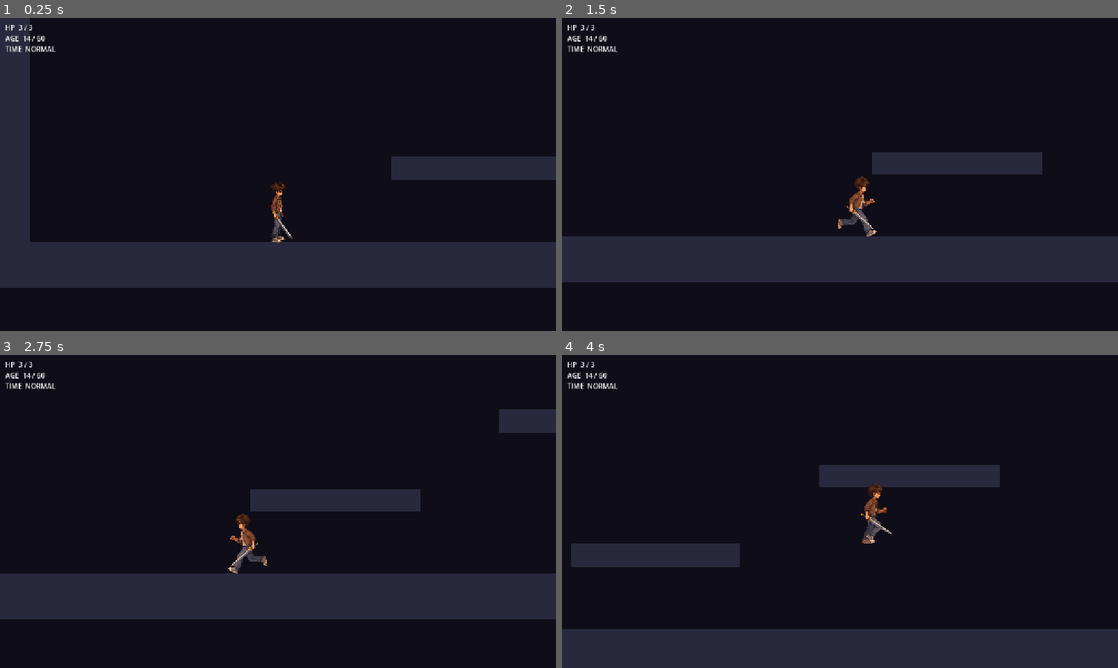
Above: before the commit, frames 1-4 (two rows, left to right).
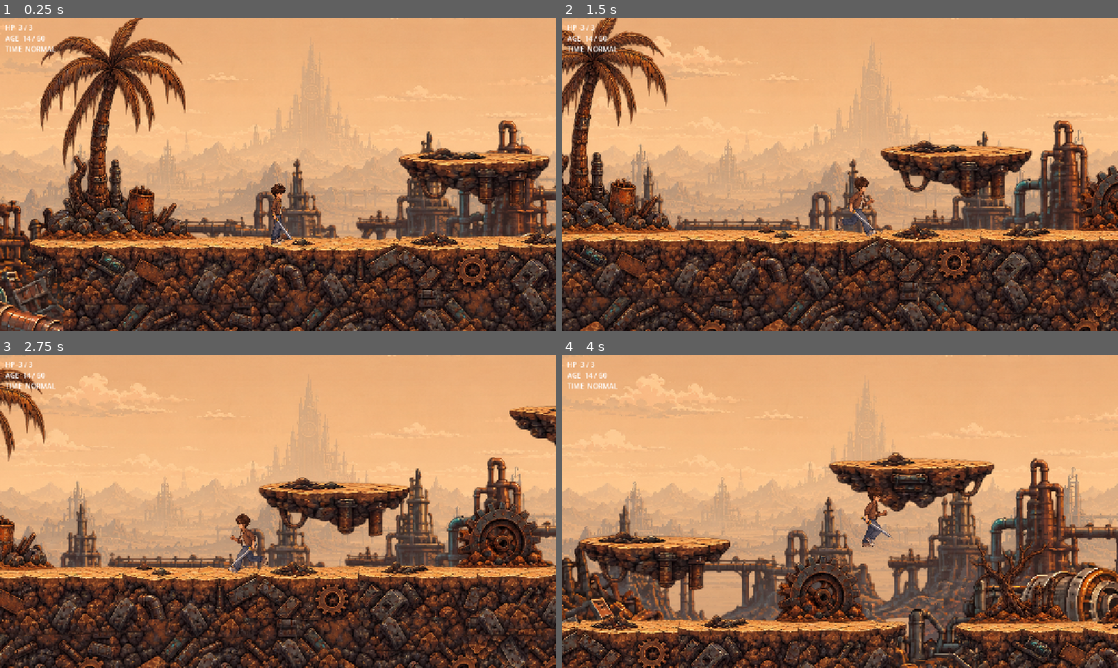
Above: after the commit, the same moments.

Repository: Zeyadzahran/years-to-spare
Game: Godot game, scene res://src/levels/test_level.tscn
Same seed, same stepped clock (60 frames per second), same inputs: the game is played once before the commit and once after it.
Inputs:
- Up to frame 1 (0.25 s): no input
- Up to frame 2 (1.5 s): hold D (move_right) from 0.53 s (still down); tap J (attack) at 0.6 s; tap Space (jump) at 0.77 s; tap S (crouch) at 1.35 s
- Up to frame 3 (2.75 s): tap Space (jump) at 1.52 s; release D (move_right) at 2.03 s; hold A (move_left) from 2.03 s (still down); tap E (time_rewind) at 2.1 s
- Up to frame 4 (4 s): release A (move_left) at 2.78 s; hold D (move_right) from 2.78 s (still down); tap Shift (time_slow) at 2.85 s; tap Space (jump) at 3.02, 3.77 s; tap Q (time_stop) at 3.6 s

The runs differ from the first frame. In frame 1, 95% of the frame differs, in the area x 0-100%, y 0-100%; in frame 2, 94%; in frame 3, 95%; in frame 4, 98%.

Commit message:
add background and tile assets

Diff:
--- a/project.godot
+++ b/project.godot
@@ -27,7 +27,6 @@
 window/size/viewport_height=720
 window/stretch/mode="canvas_items"
 window/stretch/aspect="expand"
-
 
 [input]
 
--- a/src/levels/test_level.tscn
+++ b/src/levels/test_level.tscn
@@ -4,31 +4,51 @@
 [ext_resource type="PackedScene" uid="uid://cl3iefs77qrkk" path="res://src/world/platform.tscn" id="2_platform"]
 [ext_resource type="PackedScene" uid="uid://s4thn3454mp1" path="res://src/actors/player/player.tscn" id="3_player"]
 [ext_resource type="PackedScene" uid="uid://bv8j3me4a5f5i" path="res://src/ui/hud.tscn" id="4_hud"]
+[ext_resource type="PackedScene" uid="uid://cmuhwapcdlbka" path="res://src/world/phase_one_background.tscn" id="5_background"]
+[ext_resource type="PackedScene" uid="uid://duv0eed0vtxwh" path="res://src/world/phase_one_level_art.tscn" id="6_level_art"]
 
-[node name="TestLevel" type="Node2D"]
+[node name="TestLevel" type="Node2D" unique_id=1438961433]
 script = ExtResource("1_level")
 
-[node name="World" type="Node2D" parent="."]
+[node name="Background" parent="." unique_id=249964269 instance=ExtResource("5_background")]
+position = Vector2(32, 62)
 
-[node name="Ground" parent="World" instance=ExtResource("2_platform")]
-position = Vector2(700, 640)
-size = Vector2(2000, 80)
+[node name="World" type="Node2D" parent="." unique_id=2126488269]
 
-[node name="LedgeLow" parent="World" instance=ExtResource("2_platform")]
-position = Vector2(500, 470)
+[node name="LevelArt" parent="World" unique_id=747978477 instance=ExtResource("6_level_art")]
+
+[node name="Ground" parent="World" unique_id=956206408 instance=ExtResource("2_platform")]
+position = Vector2(336, 667)
+scale = Vector2(0.75082195, -1.4362366)
+size = Vector2(1500, 80)
+color = Color(0, 0, 0, 0)
+
+[node name="Ground2" parent="World" unique_id=1015210615 instance=ExtResource("2_platform")]
+position = Vector2(1415.9999, 667)
+scale = Vector2(0.75082195, -1.4362366)
+size = Vector2(750, 80)
+color = Color(0, 0, 0, 0)
+
+[node name="LedgeLow" parent="World" unique_id=220507915 instance=ExtResource("2_platform")]
+position = Vector2(499, 484)
 size = Vector2(300, 40)
+color = Color(0, 0, 0, 0)
 
-[node name="LedgeHigh" parent="World" instance=ExtResource("2_platform")]
-position = Vector2(950, 330)
+[node name="LedgeHigh" parent="World" unique_id=1949235326 instance=ExtResource("2_platform")]
+position = Vector2(956, 345)
 size = Vector2(320, 40)
+color = Color(0, 0, 0, 0)
 
-[node name="Wall" parent="World" instance=ExtResource("2_platform")]
-position = Vector2(-330, 400)
+[node name="Wall" parent="World" unique_id=1336998797 instance=ExtResource("2_platform")]
+z_index = 5
+position = Vector2(-267, 368)
 size = Vector2(80, 560)
+color = Color(0, 0, 0, 0)
 
-[node name="Entities" type="Node2D" parent="."]
+[node name="Entities" type="Node2D" parent="." unique_id=318807330]
 
-[node name="Player" parent="Entities" instance=ExtResource("3_player")]
+[node name="Player" parent="Entities" unique_id=423622813 instance=ExtResource("3_player")]
+z_index = 10
 position = Vector2(150, 560)
 
-[node name="HUD" parent="." instance=ExtResource("4_hud")]
+[node name="HUD" parent="." unique_id=1946941701 instance=ExtResource("4_hud")]
--- /dev/null
+++ b/src/world/phase_one_background.tscn
@@ -0,0 +1,43 @@
+[gd_scene format=3 uid="uid://cmuhwapcdlbka"]
+
+[ext_resource type="Texture2D" uid="uid://56bak15n4n1h" path="res://assets/backgrounds/phase-one/ea8e4a54-3e3c-48a9-b353-0fea2fbcf12e.png" id="1_sky"]
+[ext_resource type="Texture2D" uid="uid://cbmbjiab8hwar" path="res://assets/backgrounds/phase-one/472ed12e-8a25-40df-884d-129b4d21693e.png" id="2_ruins"]
+[ext_resource type="Texture2D" uid="uid://d2wan2rvwcjqj" path="res://assets/backgrounds/phase-one/27f45046-c50c-460e-97f6-3665cd5863cf.png" id="3_scrap"]
+
+[node name="PhaseOneBackground" type="Node2D" unique_id=773687580]
+z_index = -100
+
+[node name="Sky" type="Parallax2D" parent="." unique_id=1599626262]
+texture_repeat = 1
+scroll_scale = Vector2(0.02, 0.01)
+repeat_size = Vector2(1672, 0)
+repeat_times = 6
+
+[node name="Sprite" type="Sprite2D" parent="Sky" unique_id=480742940]
+texture_filter = 1
+texture_repeat = 3
+position = Vector2(-163, -170)
+texture = ExtResource("1_sky")
+centered = false
+
+[node name="DistantRuins" type="Parallax2D" parent="." unique_id=1213776535]
+texture_repeat = 3
+scroll_scale = Vector2(0.08, 0.03)
+repeat_size = Vector2(1672, 0)
+repeat_times = 3
+
+[node name="Sprite" type="Sprite2D" parent="DistantRuins" unique_id=1451300322]
+texture_filter = 1
+position = Vector2(-341, -143)
+texture = ExtResource("2_ruins")
+centered = false
+
+[node name="ForegroundScrap" type="Parallax2D" parent="." unique_id=806383518]
+visible = false
+scroll_scale = Vector2(0.16, 0.07)
+
+[node name="Sprite" type="Sprite2D" parent="ForegroundScrap" unique_id=1625839677]
+texture_filter = 1
+position = Vector2(516.3077, 308.4231)
+scale = Vector2(0.8, 0.8)
+texture = ExtResource("3_scrap")
--- /dev/null
+++ b/src/world/phase_one_level_art.tscn
@@ -0,0 +1,313 @@
+[gd_scene format=3 uid="uid://duv0eed0vtxwh"]
+
+[ext_resource type="Texture2D" uid="uid://cyhubvwgh0xhf" path="res://assets/tiles/phase1/tiles.png" id="1_tiles"]
+[ext_resource type="Texture2D" uid="uid://dby0inp0vtvxr" path="res://assets/tiles/phase1/obstacles.png" id="2_obstacles"]
+[ext_resource type="Texture2D" uid="uid://djf7yp60fxa75" path="res://assets/tiles/phase1/decorations.png" id="3_decorations"]
+
+[sub_resource type="AtlasTexture" id="AtlasTexture_palm"]
+atlas = ExtResource("3_decorations")
+region = Rect2(8, 7, 300, 410)
+
+[sub_resource type="AtlasTexture" id="AtlasTexture_dead_tree"]
+atlas = ExtResource("3_decorations")
+region = Rect2(8, 425, 220, 155)
+
+[sub_resource type="AtlasTexture" id="AtlasTexture_gears"]
+atlas = ExtResource("2_obstacles")
+region = Rect2(15, 496.52893, 181.35535, 125.61981)
+
+[sub_resource type="AtlasTexture" id="AtlasTexture_pipe"]
+atlas = ExtResource("2_obstacles")
+region = Rect2(1190, 390, 245, 145)
+
+[sub_resource type="AtlasTexture" id="AtlasTexture_ground_a"]
+atlas = ExtResource("1_tiles")
+region = Rect2(4, 8, 267, 128)
+
+[sub_resource type="AtlasTexture" id="AtlasTexture_ground_b"]
+atlas = ExtResource("1_tiles")
+region = Rect2(273, 8, 218, 128)
+
+[sub_resource type="AtlasTexture" id="AtlasTexture_ground_c"]
+atlas = ExtResource("1_tiles")
+region = Rect2(493, 8, 263, 128)
+
+[sub_resource type="AtlasTexture" id="AtlasTexture_ground_d"]
+atlas = ExtResource("1_tiles")
+region = Rect2(755, 8, 219, 128)
+
+[sub_resource type="AtlasTexture" id="AtlasTexture_ground_e"]
+atlas = ExtResource("1_tiles")
+region = Rect2(975, 8, 240, 128)
+
+[sub_resource type="AtlasTexture" id="AtlasTexture_ground_f"]
+atlas = ExtResource("1_tiles")
+region = Rect2(1214, 8, 220, 128)
+
+[sub_resource type="AtlasTexture" id="AtlasTexture_ledge_a"]
+atlas = ExtResource("1_tiles")
+region = Rect2(10, 768, 195, 120)
+
+[sub_resource type="AtlasTexture" id="AtlasTexture_ledge_b"]
+atlas = ExtResource("1_tiles")
+region = Rect2(208, 768, 202, 120)
+
+[node name="PhaseOneLevelArt" type="Node2D" unique_id=2051214148]
+
+[node name="Scenery" type="Node2D" parent="." unique_id=1744717056]
+z_index = -1
+
+[node name="Palm" type="Sprite2D" parent="Scenery" unique_id=56388274]
+z_index = 2
+texture_filter = 1
+position = Vector2(-134, 405)
+texture = SubResource("AtlasTexture_palm")
+
+[node name="DeadTree" type="Sprite2D" parent="Scenery" unique_id=289337513]
+z_index = 2
+texture_filter = 1
+position = Vector2(1142, 534)
+texture = SubResource("AtlasTexture_dead_tree")
+
+[node name="Gears" type="Sprite2D" parent="Scenery" unique_id=657067910]
+z_index = 3
+texture_filter = 1
+position = Vector2(796, 538)
+texture = SubResource("AtlasTexture_gears")
+
+[node name="Pipe" type="Sprite2D" parent="Scenery" unique_id=1521570834]
+z_index = 2
+texture_filter = 1
+position = Vector2(1419, 544)
+texture = SubResource("AtlasTexture_pipe")
+
+[node name="Platforms" type="Node2D" parent="." unique_id=847324477]
+
+[node name="GroundA" type="Sprite2D" parent="Platforms" unique_id=972978941]
+texture_filter = 1
+position = Vector2(-166.5, 645)
+texture = SubResource("AtlasTexture_ground_a")
+
+[node name="GroundB" type="Sprite2D" parent="Platforms" unique_id=217938771]
+texture_filter = 1
+position = Vector2(48, 645)
+texture = SubResource("AtlasTexture_ground_b")
+
+[node name="GroundC" type="Sprite2D" parent="Platforms" unique_id=761277111]
+texture_filter = 1
+position = Vector2(248, 645)
+texture = SubResource("AtlasTexture_ground_c")
+
+[node name="GroundD" type="Sprite2D" parent="Platforms" unique_id=344045567]
+texture_filter = 1
+position = Vector2(460, 644)
+texture = SubResource("AtlasTexture_ground_d")
+
+[node name="GroundE" type="Sprite2D" parent="Platforms" unique_id=1267527772]
+texture_filter = 1
+position = Vector2(653, 644)
+texture = SubResource("AtlasTexture_ground_e")
+
+[node name="GroundF" type="Sprite2D" parent="Platforms" unique_id=1809452381]
+texture_filter = 1
+position = Vector2(856, 643)
+texture = SubResource("AtlasTexture_ground_f")
+
+[node name="GroundG" type="Sprite2D" parent="Platforms" unique_id=823093312]
+texture_filter = 1
+position = Vector2(1155, 645)
+texture = SubResource("AtlasTexture_ground_a")
+
+[node name="GroundH" type="Sprite2D" parent="Platforms" unique_id=595006199]
+texture_filter = 1
+position = Vector2(1382, 645)
+texture = SubResource("AtlasTexture_ground_c")
+
+[node name="GroundI" type="Sprite2D" parent="Platforms" unique_id=758443181]
+texture_filter = 1
+position = Vector2(1595, 643)
+texture = SubResource("AtlasTexture_ground_b")
+
+[node name="LedgeLow" type="Sprite2D" parent="Platforms" unique_id=1518432976]
+texture_filter = 1
+position = Vector2(500, 494)
+scale = Vector2(1.55, 1)
+texture = SubResource("AtlasTexture_ledge_a")
+
+[node name="LedgeHigh" type="Sprite2D" parent="Platforms" unique_id=1889916062]
+texture_filter = 1
+position = Vector2(950, 354)
+scale = Vector2(1.58, 1)
+texture = SubResource("AtlasTexture_ledge_b")
+
+[node name="Sprite2D" type="Sprite2D" parent="Platforms" unique_id=2008704620]
+position = Vector2(-147, 757)
+texture = ExtResource("1_tiles")
+region_enabled = true
+region_rect = Rect2(441.80017, 197.90005, 166.65009, 125.400055)
+
+[node name="Sprite2D2" type="Sprite2D" parent="Platforms" unique_id=961334986]
+position = Vector2(178, 753)
+texture = ExtResource("1_tiles")
+region_enabled = true
+region_rect = Rect2(441.80017, 197.90005, 166.65009, 125.400055)
+
+[node name="Sprite2D3" type="Sprite2D" parent="Platforms" unique_id=1652679660]
+position = Vector2(514, 754)
+texture = ExtResource("1_tiles")
+flip_h = true
+region_enabled = true
+region_rect = Rect2(441.80017, 197.90005, 166.65009, 125.400055)
+
+[node name="Sprite2D4" type="Sprite2D" parent="Platforms" unique_id=907237745]
+position = Vector2(1224, 758)
+texture = ExtResource("1_tiles")
+region_enabled = true
+region_rect = Rect2(441.80017, 197.90005, 166.65009, 125.400055)
+
+[node name="Sprite2D21" type="Sprite2D" parent="Platforms" unique_id=1169126062]
+position = Vector2(1555, 754)
+texture = ExtResource("1_tiles")
+region_enabled = true
+region_rect = Rect2(441.80017, 197.90005, 166.65009, 125.400055)
+
+[node name="Sprite2D23" type="Sprite2D" parent="Platforms" unique_id=1541610542]
+position = Vector2(1610, 751)
+texture = ExtResource("1_tiles")
+region_enabled = true
+region_rect = Rect2(441.80017, 197.90005, 166.65009, 125.400055)
+
+[node name="Sprite2D5" type="Sprite2D" parent="Platforms" unique_id=426368286]
+position = Vector2(17, 755)
+texture = ExtResource("1_tiles")
+region_enabled = true
+region_rect = Rect2(1034.4302, 196.42508, 172.42505, 128.26004)
+
+[node name="Sprite2D6" type="Sprite2D" parent="Platforms" unique_id=1061532456]
+position = Vector2(345, 753)
+texture = ExtResource("1_tiles")
+region_enabled = true
+region_rect = Rect2(1034.4302, 196.42508, 172.42505, 128.26004)
+
+[node name="Sprite2D7" type="Sprite2D" parent="Platforms" unique_id=1576462827]
+position = Vector2(679, 751)
+texture = ExtResource("1_tiles")
+region_enabled = true
+region_rect = Rect2(1034.4302, 196.42508, 172.42505, 128.26004)
+
+[node name="Sprite2D19" type="Sprite2D" parent="Platforms" unique_id=821623196]
+position = Vector2(842, 753)
+texture = ExtResource("1_tiles")
+region_enabled = true
+region_rect = Rect2(1034.4302, 196.42508, 172.42505, 128.26004)
+
+[node name="Sprite2D8" type="Sprite2D" parent="Platforms" unique_id=1303693067]
+position = Vector2(1393, 747)
+texture = ExtResource("1_tiles")
+region_enabled = true
+region_rect = Rect2(1034.4302, 196.42508, 172.42505, 128.26004)
+
+[node name="Sprite2D9" type="Sprite2D" parent="Platforms" unique_id=1236443494]
+position = Vector2(3, 689.99994)
+scale = Vector2(1, 1.1571429)
+texture = ExtResource("1_tiles")
+region_enabled = true
+region_rect = Rect2(402.0001, 920.00006, 150.45462, 70.45453)
+
+[node name="Sprite2D10" type="Sprite2D" parent="Platforms" unique_id=1166014289]
+position = Vector2(-136, 688.99994)
+scale = Vector2(1, 1.1571429)
+texture = ExtResource("1_tiles")
+region_enabled = true
+region_rect = Rect2(402.0001, 920.00006, 150.45462, 70.45453)
+
+[node name="Sprite2D11" type="Sprite2D" parent="Platforms" unique_id=1971708334]
+position = Vector2(252, 781.99994)
+scale = Vector2(1, 1.1571429)
+texture = ExtResource("1_tiles")
+region_enabled = true
+region_rect = Rect2(402.0001, 920.00006, 150.45462, 70.45453)
+
+[node name="Sprite2D12" type="Sprite2D" parent="Platforms" unique_id=1192828703]
+position = Vector2(269, 694.99994)
+scale = Vector2(1, 1.1571429)
+texture = ExtResource("1_tiles")
+flip_h = true
+region_enabled = true
+region_rect = Rect2(402.0001, 920.00006, 150.45462, 70.45453)
+
+[node name="Sprite2D14" type="Sprite2D" parent="Platforms" unique_id=985349258]
+position = Vector2(444, 757.99994)
+scale = Vector2(1, 1.1571429)
+texture = ExtResource("1_tiles")
+flip_h = true
+region_enabled = true
+region_rect = Rect2(402.0001, 920.00006, 150.45462, 70.45453)
+
+[node name="Sprite2D15" type="Sprite2D" parent="Platforms" unique_id=1218717772]
+position = Vector2(622, 719)
+scale = Vector2(1, 1.1571429)
+texture = ExtResource("1_tiles")
+flip_h = true
+region_enabled = true
+region_rect = Rect2(402.0001, 920.00006, 150.45462, 70.45453)
+
+[node name="Sprite2D16" type="Sprite2D" parent="Platforms" unique_id=1939336917]
+position = Vector2(795, 704.99994)
+scale = Vector2(1, 1.1571429)
+texture = ExtResource("1_tiles")
+flip_h = true
+region_enabled = true
+region_rect = Rect2(402.0001, 920.00006, 150.45462, 70.45453)
+
+[node name="Sprite2D17" type="Sprite2D" parent="Platforms" unique_id=895596535]
+position = Vector2(797, 745)
+scale = Vector2(1, 1.1571429)
+texture = ExtResource("1_tiles")
+flip_v = true
+region_enabled = true
+region_rect = Rect2(402.0001, 920.00006, 150.45462, 70.45453)
+
+[node name="Sprite2D18" type="Sprite2D" parent="Platforms" unique_id=1643653531]
+position = Vector2(871, 679)
+scale = Vector2(1, 1.1571429)
+texture = ExtResource("1_tiles")
+region_enabled = true
+region_rect = Rect2(402.0001, 920.00006, 150.45462, 70.45453)
+
+[node name="Sprite2D20" type="Sprite2D" parent="Platforms" unique_id=1443460938]
+position = Vector2(1255, 689)
+scale = Vector2(1, 1.1571429)
+texture = ExtResource("1_tiles")
+region_enabled = true
+region_rect = Rect2(402.0001, 920.00006, 150.45462, 70.45453)
+
+[node name="Sprite2D22" type="Sprite2D" parent="Platforms" unique_id=428055719]
+position = Vector2(1620, 733)
+scale = Vector2(1, 1.1571429)
+texture = ExtResource("1_tiles")
+region_enabled = true
+region_rect = Rect2(402.0001, 920.00006, 150.45462, 70.45453)
+
+[node name="Sprite2D24" type="Sprite2D" parent="Platforms" unique_id=1758363306]
+position = Vector2(1503, 686)
+scale = Vector2(1, 1.1571429)
+texture = ExtResource("1_tiles")
+region_enabled = true
+region_rect = Rect2(402.0001, 920.00006, 150.45462, 70.45453)
+
+[node name="Sprite2D25" type="Sprite2D" parent="Platforms" unique_id=1636428390]
+position = Vector2(1497, 756)
+scale = Vector2(1, 1.1571429)
+texture = ExtResource("1_tiles")
+flip_h = true
+flip_v = true
+region_enabled = true
+region_rect = Rect2(402.0001, 920.00006, 150.45462, 70.45453)
+
+[node name="Sprite2D13" type="Sprite2D" parent="Platforms" unique_id=924454193]
+position = Vector2(104, 685.99994)
+scale = Vector2(1, 1.1571429)
+texture = ExtResource("1_tiles")
+region_enabled = true
+region_rect = Rect2(402.0001, 920.00006, 150.45462, 70.45453)
--- a/src/world/platform.tscn
+++ b/src/world/platform.tscn
@@ -6,17 +6,16 @@
 resource_local_to_scene = true
 size = Vector2(160, 24)
 
-[node name="Platform" type="StaticBody2D"]
-collision_layer = 1
+[node name="Platform" type="StaticBody2D" unique_id=2145132587]
 collision_mask = 0
 script = ExtResource("1_platform")
 
-[node name="Rect" type="ColorRect" parent="."]
+[node name="Rect" type="ColorRect" parent="." unique_id=2127265375]
 offset_left = -80.0
 offset_top = -12.0
 offset_right = 80.0
 offset_bottom = 12.0
 color = Color(0.16, 0.16, 0.24, 1)
 
-[node name="Shape" type="CollisionShape2D" parent="."]
+[node name="Shape" type="CollisionShape2D" parent="." unique_id=808724689]
 shape = SubResource("RectangleShape2D_platform")
Binary file added: assets/assets/background/27f45046-c50c-460e-97f6-3665cd5863cf.png
Not shown, added: assets/assets/background/27f45046-c50c-460e-97f6-3665cd5863cf.png.import
Binary file added: assets/assets/background/472ed12e-8a25-40df-884d-129b4d21693e.png
Not shown, added: assets/assets/background/472ed12e-8a25-40df-884d-129b4d21693e.png.import
Binary file added: assets/assets/background/ea8e4a54-3e3c-48a9-b353-0fea2fbcf12e.png
Not shown, added: assets/assets/background/ea8e4a54-3e3c-48a9-b353-0fea2fbcf12e.png.import
Binary file added: assets/backgrounds/phase-one/27f45046-c50c-460e-97f6-3665cd5863cf.png
Not shown, added: assets/backgrounds/phase-one/27f45046-c50c-460e-97f6-3665cd5863cf.png.import
Binary file added: assets/backgrounds/phase-one/472ed12e-8a25-40df-884d-129b4d21693e.png
Not shown, added: assets/backgrounds/phase-one/472ed12e-8a25-40df-884d-129b4d21693e.png.import
Binary file added: assets/backgrounds/phase-one/ea8e4a54-3e3c-48a9-b353-0fea2fbcf12e.png
Not shown, added: assets/backgrounds/phase-one/ea8e4a54-3e3c-48a9-b353-0fea2fbcf12e.png.import
(and 6 more such lines)
